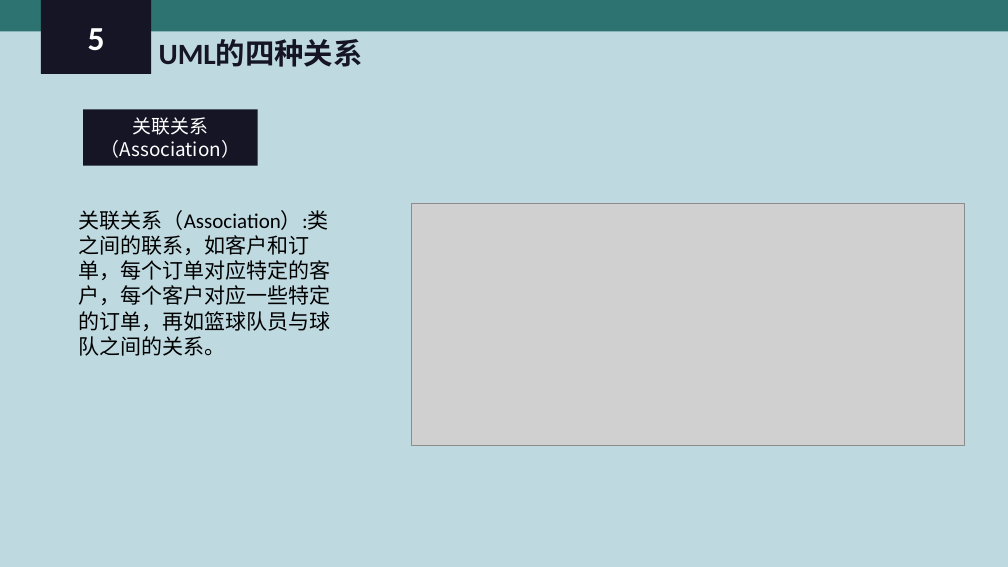
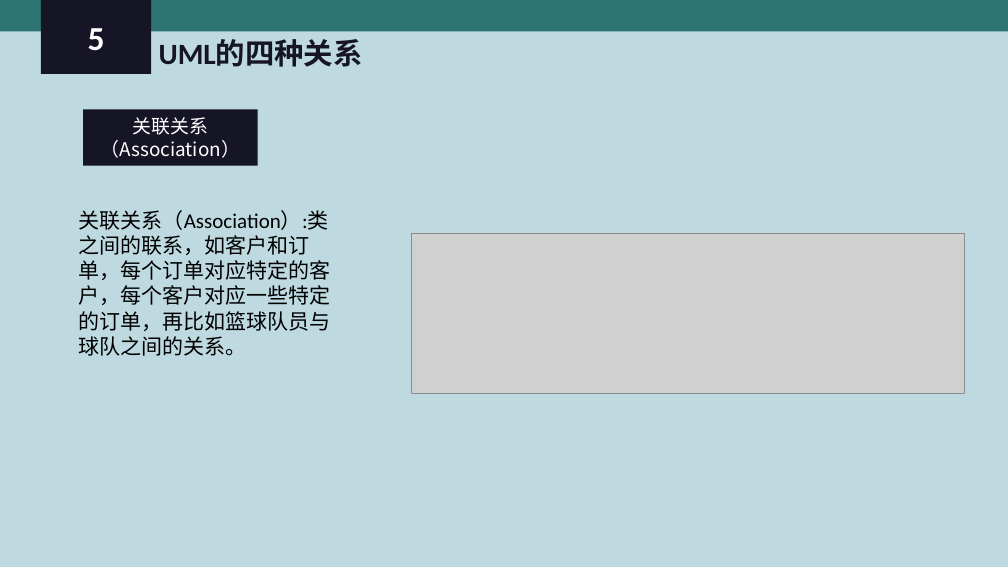
Before and after one commit to PRD-2018-G04/PRD-2018-G04, a slide deck: slide 35 of G04项目组/受控文档/翻转课堂PPT/PRD2018-G04-UML概述.ppt (slide 34 before the commit). Drawn at 1008x567 pixels with LibreOffice and Linux fonts; fonts in the diff are those of the drawing; grey boxes stand for pictures. Boxes give left, top, right and bottom in pixels: in the first picture for what was removed or moved away, otherwise in the second. Text is boxed around its words. In the diff, an @@ line names an element or a change of style, - is before the commit and + after.

```diff
--- a/G04项目组/受控文档/翻转课堂PPT/PRD2018-G04-UML概述.ppt
+++ b/G04项目组/受控文档/翻转课堂PPT/PRD2018-G04-UML概述.ppt
@@ text at bbox=[79, 210, 331, 356]: text changed @@
-关联关系（Association）:类之间的联系，如客户和订单，每个订单对应特定的客户，每个客户对应一些特定的订单，再如篮球队员与球队之间的关系。
+关联关系（Association）:类之间的联系，如客户和订单，每个订单对应特定的客户，每个客户对应一些特定的订单，再比如篮球队员与球队之间的关系。
@@ picture: place and size @@
-picture at bbox=[411, 203, 963, 445]
+picture at bbox=[411, 233, 963, 393]
```
Also in this commit, not shown: 22 other slides changed, 4 slides added, 1 slide removed.
